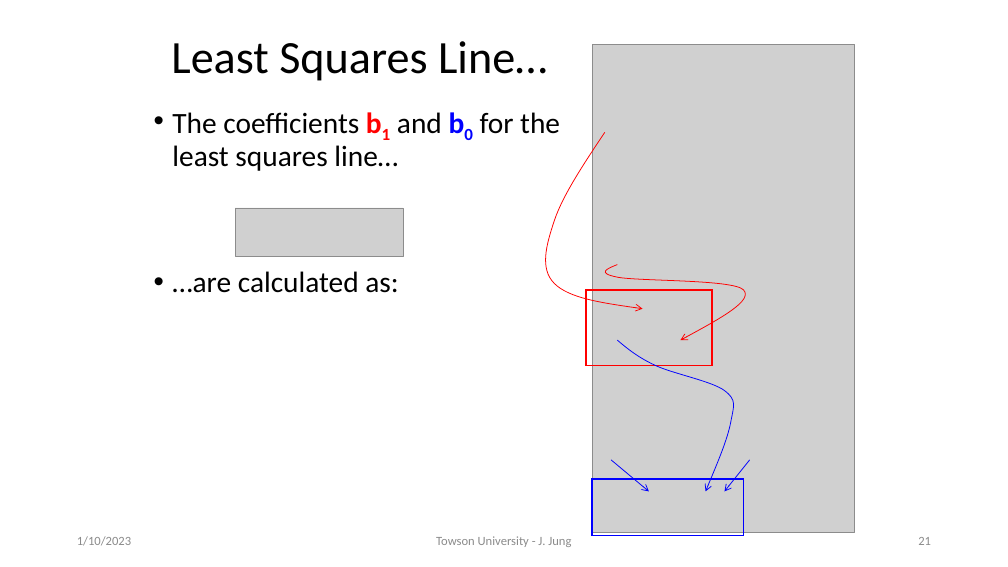
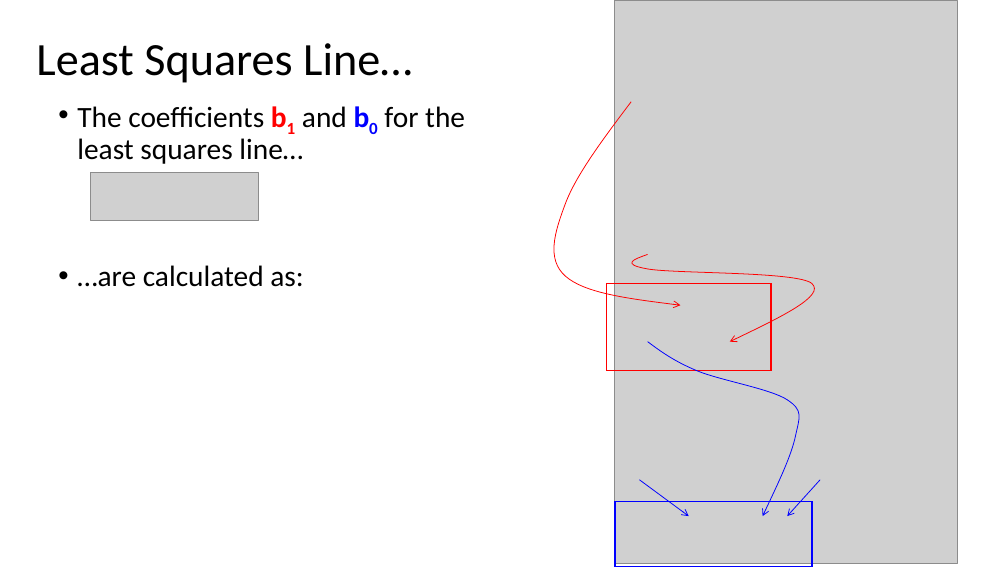
Before and after one commit to motazsaad/Math-Statistics-DataScience, a slide deck: slide 24 of slides/Linear Regerssion.pptx (slide 21 before the commit). Drawn at 1008x567 pixels with LibreOffice and Linux fonts; fonts in the diff are those of the drawing; grey boxes stand for pictures. Boxes give left, top, right and bottom in pixels: in the first picture for what was removed or moved away, otherwise in the second. Text is boxed around its words. In the diff, an @@ line names an element or a change of style, - is before the commit and + after.

```diff
--- a/slides/Linear Regerssion.pptx
+++ b/slides/Linear Regerssion.pptx
@@ title "Least Squares Line…": place and size @@
-title "Least Squares Line…" at (171, 41, 547, 81)
+title "Least Squares Line…" at (36, 43, 412, 83)
@@ picture: place and size @@
-picture at (592, 44, 854, 532)
+picture at (615, 0, 957, 563)
@@ text "The coefficients b1 and b0 ...": place and size @@
-text "The coefficients b1 and b0 ..." at (172, 112, 560, 293)
+text "The coefficients b1 and b0 ..." at (77, 106, 465, 287)
@@ freeform shape: place and size @@
-freeform shape at (540, 132, 643, 309)
+freeform shape at (547, 102, 681, 306)
@@ picture: place and size @@
-picture at (235, 208, 403, 256)
+picture at (90, 172, 258, 221)
@@ freeform shape: place and size @@
-freeform shape at (597, 265, 754, 340)
+freeform shape at (620, 255, 826, 342)
@@ rectangle: place and size @@
-rectangle at (586, 290, 712, 365)
+rectangle at (606, 284, 771, 371)
@@ freeform shape: place and size @@
-freeform shape at (618, 340, 737, 492)
+freeform shape at (648, 342, 804, 516)
@@ rectangle: place and size @@
-rectangle at (592, 479, 743, 535)
+rectangle at (615, 501, 812, 567)
@@ arrow moved from (611, 460) - (649, 492) to (640, 480) - (689, 516) @@
@@ arrow moved from (750, 460) - (724, 492) to (820, 480) - (787, 516) @@
@@ text removed at (77, 536, 131, 546) @@
-1/10/2023
@@ text removed at (436, 536, 571, 547) @@
-Towson University - J. Jung
@@ page number removed at (918, 537, 931, 545) @@
-21
```
Also in this commit, not shown: 31 other slides changed, 6 slides added, 3 slides removed, 1 other file.
